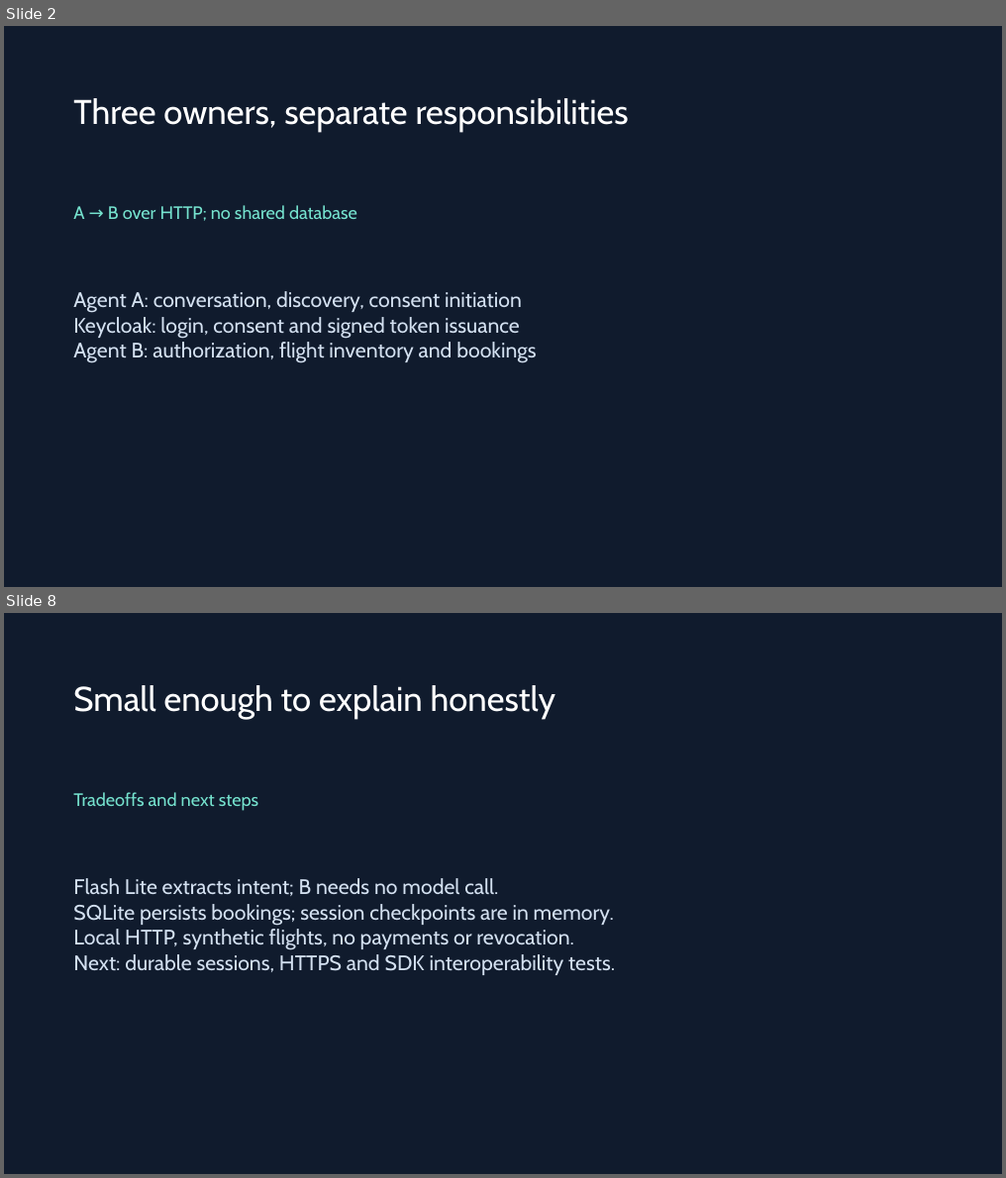
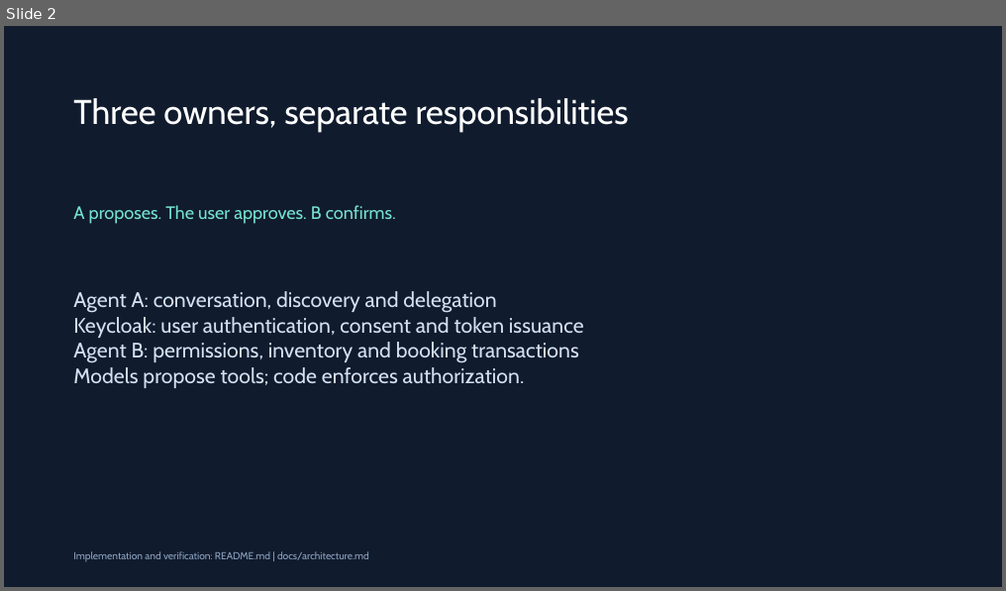
Before and after one commit to nishalpk/ai.at.core, a slide deck: docs/approach.pptx. Shown one above the other, each under a label of ours: slides 2 and 8 before the commit, slide 2 after it; the slides between them are not shown. The pictures are 1006x1178 and 1006x591 pixels, drawn with LibreOffice and Linux fonts; fonts in the diff are those of the drawing. Boxes give left, top, right and bottom in pixels: in the first picture for what was removed or moved away, otherwise in the second. Text is boxed around its words. In the diff, an @@ line names an element or a change of style, - is before the commit and + after.

```diff
--- a/docs/approach.pptx
+++ b/docs/approach.pptx
@@ slide 8 removed at bbox=[4, 613, 1002, 1174], background #101B2D @@
@@ text removed at bbox=[73, 685, 555, 719] @@
-Small enough to explain honestly
@@ text removed at bbox=[73, 792, 258, 811] @@
-Tradeoffs and next steps
@@ text removed at bbox=[73, 878, 615, 975] @@
-Flash Lite extracts intent; B needs no model call.
-SQLite persists bookings; session checkpoints are in memory.
-Local HTTP, synthetic flights, no payments or revocation.
-Next: durable sessions, HTTPS and SDK interoperability tests.
@@ slide 2 changed as well @@
@@ text at bbox=[73, 205, 396, 224]: text changed @@
-A → B over HTTP; no shared database
+A proposes. The user approves. B confirms.
@@ text at bbox=[73, 291, 584, 388]: text changed @@
-Agent A: conversation, discovery, consent initiation
-Keycloak: login, consent and signed token issuance
-Agent B: authorization, flight inventory and bookings
+Agent A: conversation, discovery and delegation
+Keycloak: user authentication, consent and token issuance
+Agent B: permissions, inventory and booking transactions
+Models propose tools; code enforces authorization.
@@ text added at bbox=[73, 552, 369, 563], 9.8 pt, text #8DA3C0 @@
+Implementation and verification: README.md | docs/architecture.md
```
Also in this commit, not shown: 4 other slides changed, 3 slides added, 2 other slides removed, 38 other files.
